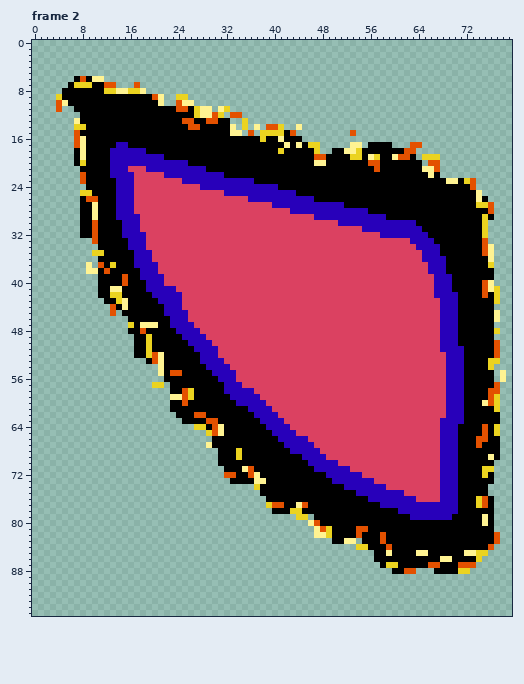
A pixel-art file gets an edit: Assets/Raw/Sprites/Enemies/Boss4/PhaseSwitch/Left_3.aseprite. This is how it looked before the edit.
80x96 pixels, 8 frames. Shown: frame 2. The commit also changed other frames, which this record leaves out.
New version:
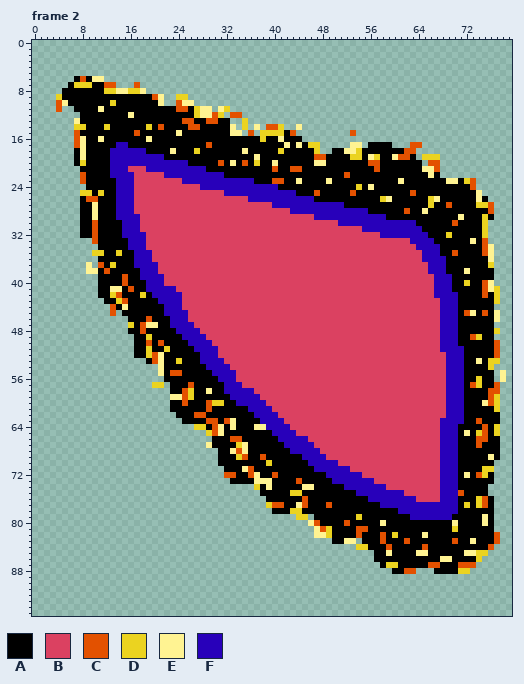
Palette (. is transparent): A #000000  B #db4161  C #e35100  D #ebd320  E #fff392  F #2800ba
Change:
Frame 2, layer "Base":
Colour A becomes colour C in row 14 at x 21; in row 15 at x 17; in row 17 at x 29; in row 20 at x 31 and 35; in row 21 at x 40 and 43 to 44; in row 22 at x 52.
Colour A becomes colour C in row 23 at x 40 to 41; in row 25 at x 47, 53 and 63; in row 27 at x 69; in row 28 at x 62; in row 30 at x 70; in row 35 at x 70.
Colour A becomes colour C in row 41 at x 16; in row 45 at x 72 and 75; in row 46 at x 19; in row 49 at x 73; in row 50 at x 21; in row 57 at x 26 and 73.
Colour A becomes colour C in rows 60 to 61 at x 29; in row 63 at x 32 and 74; in row 66 at x 33 to 34; in row 69 at x 35 and 38; in row 72 at x 40 and 74; in row 73 at x 44.
Colour A becomes colour C in row 75 at x 71; in row 76 at x 45; in row 77 at x 49; in row 80 at x 52; in row 83 at x 62 and 70; in row 84 at x 65.
Colour D becomes colour C in row 42 at x 14; in row 50 at x 19; in row 68 at x 34.
Colour E becomes colour C in row 43 at x 15; in row 47 at x 18.
Colour A becomes colour D in row 10 at x 13; in row 14 at x 12 and 19; in row 18 at x 27; in row 20 at x 37; in row 24 at x 54; in row 25 at x 11.
Colour A becomes colour D in row 26 at x 58 and 66; in row 27 at x 66; in row 32 at x 69; in row 35 at x 14; in row 40 at x 72; in row 42 at x 18.
Colour A becomes colour D in row 49 at x 74; in row 51 at x 22; in row 53 at x 24; in rows 56 to 57 at x 74; in row 60 at x 30 to 31; in row 65 at x 74.
Colour A becomes colour D in row 67 at x 34; in row 70 at x 39; in row 75 at x 43 to 44; in row 77 at x 72; in row 79 at x 54; in row 81 at x 70.
Colour A becomes colour D in row 82 at x 60.
Colour A becomes colour E in row 11 at x 11; in row 12 at x 16; in row 15 at x 24; in row 16 at x 11 and 19; in row 18 at x 23 and 35; in row 19 at x 37.
Colour A becomes colour E in row 20 at x 33 and 40; in row 23 at x 44, 49 and 61; in row 24 at x 56; in row 26 at x 59 and 67; in row 28 at x 65; in row 29 at x 71.
Colour A becomes colour E in row 33 at x 73; in row 38 at x 72; in row 45 at x 73; in row 53 at x 74; in row 58 at x 29; in row 63 at x 33.
Colour A becomes colour E in row 64 at x 33 and 37 to 38; in row 65 at x 72; in row 67 at x 35; in row 68 at x 33 and 35; in row 72 at x 72; in row 73 at x 39.
Colour A becomes colour E in row 74 at x 39 and 45 to 46; in row 80 at x 58 and 70; in row 82 at x 65; in row 83 at x 73.
